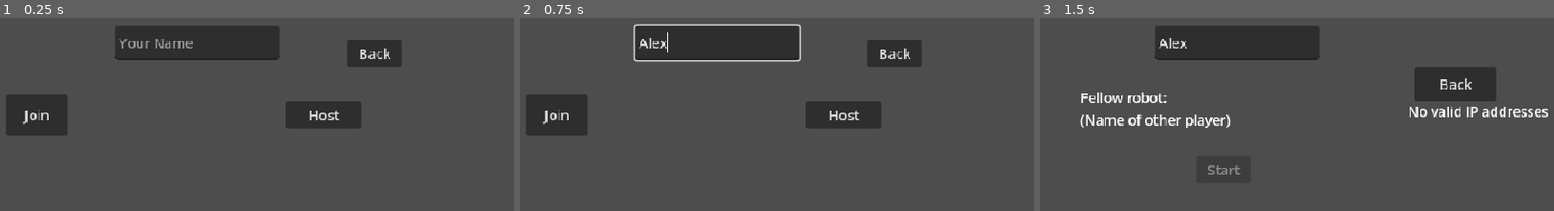
Above: before the commit, frames 1-3 (left to right).
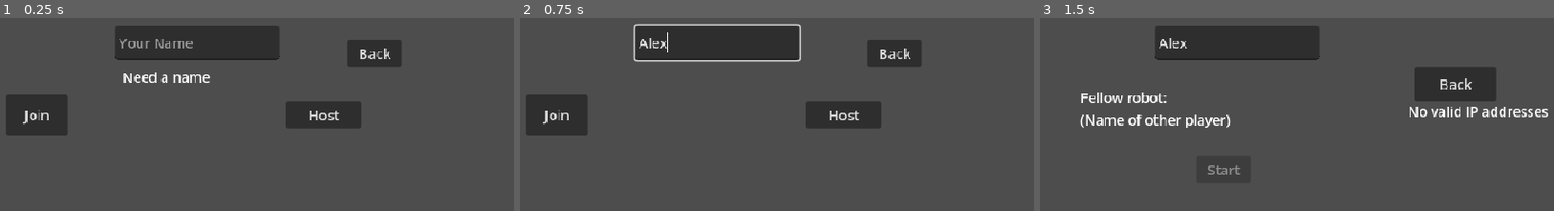
Above: after the commit, the same moments.

Repository: BingloGames/Robot-Bachelor
Game: Godot game, scene res://2_player_menu.tscn
The game is run twice, just before and just after one commit, with the same random seed, the same clock (stepped at 60 frames per second) and the same inputs. This scene is started directly instead of the project's main scene.
Inputs (mouse positions are in pixels of both pictures, inside the frame that each line leads up to):
- Up to frame 1 (0.25 s): no input
- Up to frame 2 (0.75 s): click (715, 43) at 0.52 s; type "Alex" at 0.6 s
- Up to frame 3 (1.5 s): click "Host" at 1.25 s

The runs differ from the first frame. In frame 1, 0.5% of the frame differs, in the area x 23-41%, y 28-34%; in frame 2, nothing differs; in frame 3, nothing differs.

Commit message:
disconnecting

Diff:
--- a/robot-project/2_player_menu.gd
+++ b/robot-project/2_player_menu.gd
@@ -27,14 +27,7 @@
 		get_node("host game/ip address").text = temp_text
 
 
-	var player_name = get_node("name selector").text
-	if player_name == "":
-		print("you need a name")
-		# do so the player sees error
-		return
-
-
-	ConnectionController.host_game(player_name)
+	ConnectionController.host_game()
 
 
 func _on_join_pressed() -> void:
@@ -44,13 +37,6 @@
 
 func _on_connect_pressed() -> void:
 	var ip_address = get_node("join game/ip address").text
-	var player_name = get_node("name selector").text
-
-
-	if player_name == "":
-		print("you need a name")
-		# do so the player sees error
-		return
 
 
 	if not ip_address.is_valid_ip_address():
@@ -59,7 +45,7 @@
 		return
 
 
-	ConnectionController.join_game(ip_address, player_name)
+	ConnectionController.join_game(ip_address, ConnectionController.player_name)
 
 
 func _on_start_pressed() -> void:
@@ -73,9 +59,32 @@
 	get_tree().change_scene_to_file("res://2_player_level_selector.tscn")
 
 
+@rpc("any_peer", "reliable")
+func disconnect_peer(id: int):
+	multiplayer.multiplayer_peer.disconnect_peer(id)
+	get_node("host game/start").disabled = true
+
+
+	get_node("host game/Label").text = "No connected robots"
+
+
+func show_names(new_name):
+	var node_path = ""
+
+
+	if multiplayer.is_server():
+		node_path = "host game/Label"
+	else:
+		node_path = "joiner connected/Label"
+
+
+	get_node(node_path).text = "Fellow robot: \n" + new_name
+
+
 func _on_cancel_pressed() -> void:
-	multiplayer.multiplayer_peer.disconnect_peer(multiplayer.get_unique_id())
-	#cancel connection
+	disconnect_peer.rpc_id(1, multiplayer.get_unique_id())
+
+
 	get_node("joiner connected").hide()
 	get_node("layer 1").show()
 
@@ -90,10 +99,34 @@
 	get_node("layer 1").show()
 
 
+	ConnectionController.close_game.rpc()
+
+
 func _on_back_pressed() -> void:
 	get_tree().change_scene_to_file("res://start_menu.tscn")
 
 
+func verify_name(player_name: String) -> Array:
+	if player_name == "":
+		print("you need a name")
+		return [false, "You need a name"]
+	return [true]
+
+
 func _on_name_changed(new_text: String) -> void:
-	pass
-	#if player is connected, change name if it is valid
+	var name_ok = verify_name(new_text)
+	var name_valid = name_ok[0]
+
+
+	if not name_valid:
+		get_node("name error").text = name_ok[1]
+		return
+
+
+	get_node("name error").text = ""
+	ConnectionController.player_name = new_text
+
+
+	if multiplayer.multiplayer_peer.get_connection_status() == MultiplayerPeer.CONNECTION_CONNECTED:
+		ConnectionController.player_name = new_text
+		ConnectionController.new_name.rpc(multiplayer.get_unique_id(), new_text)
--- a/robot-project/2_player_menu.tscn
+++ b/robot-project/2_player_menu.tscn
@@ -11,6 +11,13 @@
 offset_right = 512.0
 offset_bottom = 64.0
 placeholder_text = "Your Name"
+
+[node name="name error" type="Label" parent="."]
+offset_left = 328.0
+offset_top = 72.0
+offset_right = 512.0
+offset_bottom = 95.0
+text = "Need a name"
 
 [node name="layer 1" type="Control" parent="."]
 layout_mode = 3
--- a/robot-project/connection_controller.gd
+++ b/robot-project/connection_controller.gd
@@ -18,6 +18,9 @@
 	multiplayer.connection_failed.connect(_connection_failed)
 
 
+	players[0] = players
+
+
 func _connection_failed():
 	print("failed connection")
 	multiplayer.multiplayer_peer = null
@@ -25,18 +28,42 @@
 
 
 func _player_connected(id):
+	print("player connected")
 	register_player.rpc_id(id, player_name)
 	if multiplayer.is_server():
 		if get_node("/root").has_node("2 player menu"):
 			get_node("/root/2 player menu/host game/start").disabled = false
+			get_player_name.rpc_id(id, player_name)
 	else:
 		get_node("/root/2 player menu/join game").hide()
 		get_node("/root/2 player menu/joiner connected").show()
+		get_player_name.rpc_id(1, player_name)
+
+
+@rpc("any_peer", "reliable")
+func get_player_name(peer_name: String):
+	var node_path = ""
+
+
+	if multiplayer.is_server():
+		node_path = "/root/2 player menu/host game/Label"
+	else:
+		node_path = "/root/2 player menu/joiner connected/Label"
+
+
+	get_node(node_path).text = "Fellow robot: \n" + peer_name
+	print("A job well done!")
+
+
+@rpc("any_peer")
+func new_name(id: int, new_player_name: String):
+	players[id] = new_player_name
+	get_node("/root/2 player menu").show_names(new_player_name)
 
 
 func _player_disconnected(id):
 	players.erase(id)
-	#visually remove the disconnected player
+	print("player disconnected with id: ", id)
 	#if the game is ongoing, stop the game
 
 
@@ -49,11 +76,11 @@
 	#update visually that the player is added
 
 
-func host_game(new_player_name):
-	player_name = new_player_name
+func host_game():
 	peer = ENetMultiplayerPeer.new()
 	peer.create_server(PORT, 2)
 	multiplayer.set_multiplayer_peer(peer)
+	player_name[1] = player_name
 
 
 func join_game(ip_address, new_player_name):
@@ -61,3 +88,14 @@
 	peer = ENetMultiplayerPeer.new()
 	peer.create_client(ip_address, PORT)
 	multiplayer.set_multiplayer_peer(peer)
+
+
+@rpc("any_peer")
+func close_game():
+	multiplayer.multiplayer_peer.disconnect_peer(multiplayer.get_unique_id())
+	multiplayer.multiplayer_peer.close()
+	multiplayer.multiplayer_peer = null
+	players.erase(multiplayer.get_unique_id())
+
+
+	get_tree().change_scene_to_file("res://2_player_menu.tscn")
